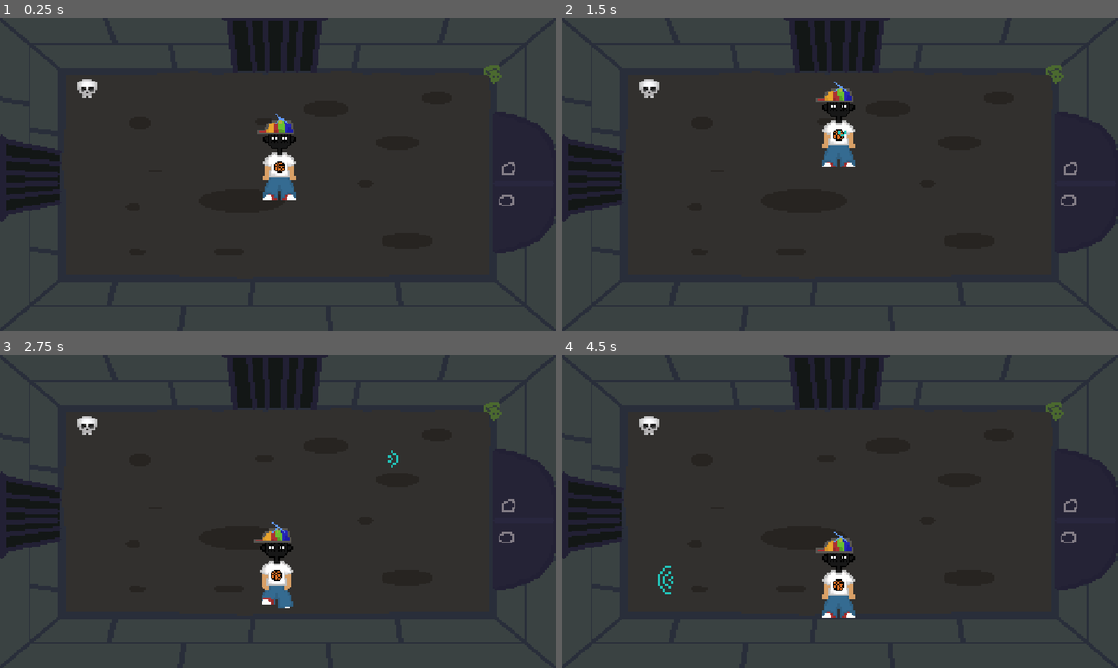
Above: before the commit, frames 1-4 (two rows, left to right).
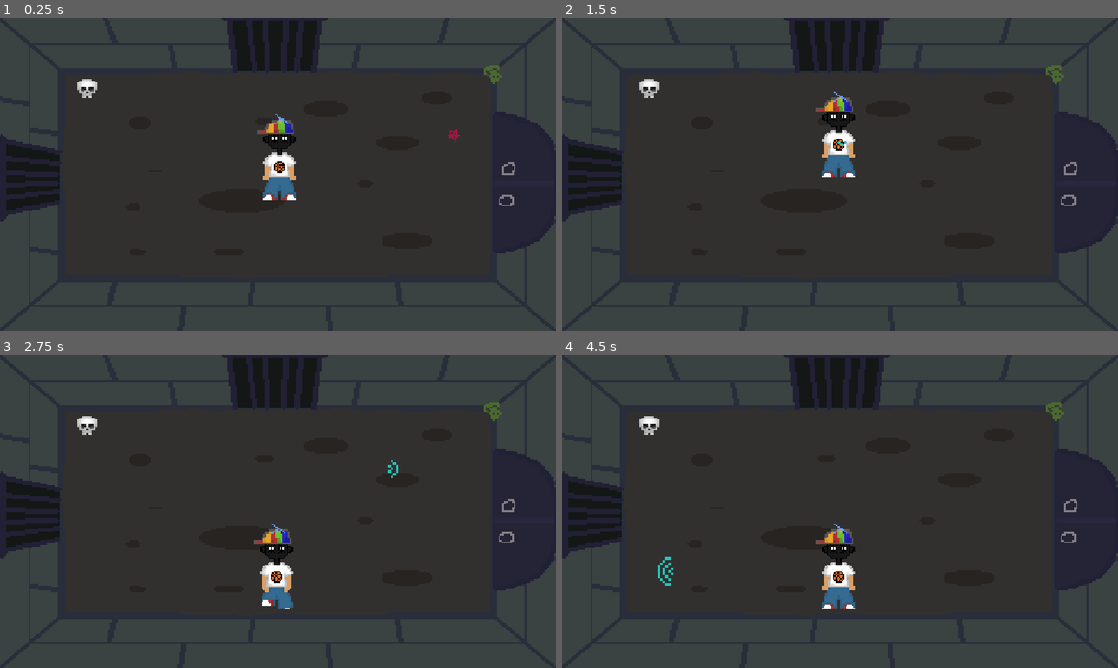
Above: after the commit, the same moments.

Repository: Skeleblob/BraveMathie
Game: Godot game, scene res://SpriteSheets/game/main.tscn
Two runs of this game, one before a commit and one after it. Both use one fixed random seed, a clock stepped at 60 frames per second and the inputs below.
Inputs:
- Up to frame 1 (0.25 s): no input
- Up to frame 2 (1.5 s): tap Enter at 0.5 s; hold Right (shoot_right) 0.53-1.28 s; hold S (walk_front) 0.53-1.28 s; hold Down (shoot_down) from 1.28 s (still down); tap S (walk_front) at 1.35 s
- Up to frame 3 (2.75 s): tap Space at 2 s; release Down (shoot_down) at 2.03 s; hold Right (shoot_right) from 2.03 s (still down); hold S (walk_front) from 2.03 s (still down)
- Up to frame 4 (4.5 s): release Right (shoot_right) at 2.78 s; release S (walk_front) at 2.78 s; hold Up (shoot_up) 2.78-3.53 s; tap S (walk_front) at 2.85, 4.35 s; hold S (walk_front) 3.53-4.28 s; hold Left (shoot_left) from 3.53 s (still down)

The runs differ from the first frame. In frame 1, less than 0.1% of the frame differs, in the area x 80-83%, y 35-40%; in frame 2, 1.3%; in frame 3, 0.4%; in frame 4, 1.4%, in the area x 17-53%, y 54-84%.

Commit message:
Enemy + enemy attack

Diff:
--- /dev/null
+++ b/brave-mathie/RedStar.gd
@@ -0,0 +1,21 @@
+extends Area2D
+
+class_name EnemyProjectile
+
+@export var speed: float = 300.0
+@export var damage: float = 10.0
+var direction: Vector2 = Vector2.ZERO
+var lifetime: float = 3.0
+
+func _ready() -> void:
+	body_entered.connect(_on_body_entered)
+	get_tree().create_timer(lifetime).timeout.connect(queue_free)
+
+func _physics_process(_delta: float) -> void:
+	if direction != Vector2.ZERO:
+		global_position += direction * speed * _delta
+
+func _on_body_entered(body: Node2D) -> void:
+	if body.is_in_group("Player") and body.has_method("take_damage"):
+		body.take_damage(damage)
+	queue_free()
--- /dev/null
+++ b/brave-mathie/Scripts/attacks/enemyattacks.tscn
@@ -0,0 +1,73 @@
+[gd_scene format=3 uid="uid://ck33f724ayn0u"]
+
+[ext_resource type="Script" uid="uid://d2hpa06yeemmw" path="res://RedStar.gd" id="1_yafcq"]
+[ext_resource type="Texture2D" uid="uid://ciyew3q1xiqqg" path="res://SpriteSheets/attacksprites/Enemyattackv2.png" id="2_0vk1c"]
+
+[sub_resource type="AtlasTexture" id="AtlasTexture_uytmj"]
+atlas = ExtResource("2_0vk1c")
+region = Rect2(0, 0, 19, 11)
+
+[sub_resource type="AtlasTexture" id="AtlasTexture_k1lrw"]
+atlas = ExtResource("2_0vk1c")
+region = Rect2(0, 11, 19, 11)
+
+[sub_resource type="AtlasTexture" id="AtlasTexture_2bdgj"]
+atlas = ExtResource("2_0vk1c")
+region = Rect2(0, 22, 19, 11)
+
+[sub_resource type="AtlasTexture" id="AtlasTexture_ohejb"]
+atlas = ExtResource("2_0vk1c")
+region = Rect2(0, 33, 19, 11)
+
+[sub_resource type="AtlasTexture" id="AtlasTexture_wmsvy"]
+atlas = ExtResource("2_0vk1c")
+region = Rect2(0, 44, 19, 11)
+
+[sub_resource type="AtlasTexture" id="AtlasTexture_8atis"]
+atlas = ExtResource("2_0vk1c")
+region = Rect2(0, 55, 19, 11)
+
+[sub_resource type="SpriteFrames" id="SpriteFrames_vnn0b"]
+animations = [{
+"frames": [{
+"duration": 1.0,
+"texture": SubResource("AtlasTexture_uytmj")
+}, {
+"duration": 1.0,
+"texture": SubResource("AtlasTexture_k1lrw")
+}, {
+"duration": 1.0,
+"texture": SubResource("AtlasTexture_2bdgj")
+}, {
+"duration": 1.0,
+"texture": SubResource("AtlasTexture_ohejb")
+}, {
+"duration": 1.0,
+"texture": SubResource("AtlasTexture_wmsvy")
+}, {
+"duration": 1.0,
+"texture": SubResource("AtlasTexture_8atis")
+}],
+"loop": 1,
+"name": &"default",
+"speed": 5.0
+}]
+
+[sub_resource type="CircleShape2D" id="CircleShape2D_yeiif"]
+radius = 5.0
+
+[node name="Area2D" type="Area2D" unique_id=1419955165]
+script = ExtResource("1_yafcq")
+
+[node name="AnimatedSprite2D" type="AnimatedSprite2D" parent="." unique_id=140447779]
+texture_filter = 1
+position = Vector2(1, -1)
+scale = Vector2(2.1842105, 2.8636363)
+sprite_frames = SubResource("SpriteFrames_vnn0b")
+autoplay = "default"
+frame_progress = 0.92484057
+
+[node name="CollisionShape2D" type="CollisionShape2D" parent="." unique_id=564684566]
+shape = SubResource("CircleShape2D_yeiif")
+
+[connection signal="body_entered" from="." to="." method="_on_body_entered"]
--- a/brave-mathie/SpriteSheets/Scenes/EnemyRoom/TopRoom.tscn
+++ b/brave-mathie/SpriteSheets/Scenes/EnemyRoom/TopRoom.tscn
@@ -28,24 +28,28 @@
 texture = ExtResource("1_ucn2r")
 
 [node name="BottomWallBody" type="StaticBody2D" parent="." unique_id=295516943]
+collision_mask = 2
 
 [node name="CollisionShape2D" type="CollisionShape2D" parent="BottomWallBody" unique_id=337799947]
 position = Vector2(578, 33)
 shape = SubResource("RectangleShape2D_sqjsd")
 
 [node name="leftWallBody" type="StaticBody2D" parent="." unique_id=1466945526]
+collision_mask = 2
 
 [node name="CollisionShape2D" type="CollisionShape2D" parent="leftWallBody" unique_id=1128928010]
 position = Vector2(38, 326)
 shape = SubResource("RectangleShape2D_75x5l")
 
 [node name="rightWallBody" type="StaticBody2D" parent="." unique_id=490124128]
+collision_mask = 2
 
 [node name="CollisionShape2D" type="CollisionShape2D" parent="rightWallBody" unique_id=770997230]
 position = Vector2(572, 602)
 shape = SubResource("RectangleShape2D_ax8mu")
 
 [node name="topWallBody" type="StaticBody2D" parent="." unique_id=376158483]
+collision_mask = 2
 
 [node name="CollisionShape2D" type="CollisionShape2D" parent="topWallBody" unique_id=1905710767]
 position = Vector2(1111, 321)
@@ -68,9 +72,10 @@
 [node name="player" parent="." unique_id=548740340 instance=ExtResource("3_3ww80")]
 position = Vector2(555.99994, 423.99997)
 scale = Vector2(1.75, 1.75)
+collision_layer = 1
 motion_mode = 1
 
 [node name="Enemy" parent="." unique_id=1845639125 instance=ExtResource("5_el7do")]
-position = Vector2(288, -164)
+position = Vector2(954, 181)
 
 [editable path="Node/Doors"]
--- a/brave-mathie/SpriteSheets/game/Player.tscn
+++ b/brave-mathie/SpriteSheets/game/Player.tscn
@@ -292,7 +292,7 @@
 speed_scale = 0.5
 
 [node name="CollisionShape2D" type="CollisionShape2D" parent="." unique_id=676439979]
-position = Vector2(1.7142859, 44)
+position = Vector2(-0.99999976, 54.000004)
 rotation = 1.5707964
 scale = Vector2(1.75, 1.75)
 shape = SubResource("CapsuleShape2D_jlvxv")
--- a/brave-mathie/enemy.gd
+++ b/brave-mathie/enemy.gd
@@ -1,21 +1,41 @@
 extends CharacterBody2D
 
+var speed: float = 100.0
+var backup_speed: float = 100.0
+var min_chase_distance: float = 200.0
+var player_chase: bool = false
+var player: Node2D = null
+var shoot_cooldown: float = 0.0
 
-@export var speed: float = 100
-var player_chase = false
-var player = null
 
-func _physics_process(delta: float):
-	if player_chase and is_instance_valid(player):
-		var direction := global_position.direction_to(player.global_position)
-		position += (player.position - position)/speed
+const EnemyAttackScene = preload("res://Scripts/attacks/enemyattacks.tscn")
 
-		velocity = direction * speed
-		move_and_slide()
-	else:
-		velocity = Vector2.ZERO
+func _physics_process(_delta: float) -> void:
+	if not player_chase or not is_instance_valid(player):
+		return
+
+	shoot_cooldown -= _delta
+	if shoot_cooldown <= 0 and player != null:
+		shoot()
+		shoot_cooldown = 1.5
+
+	var to_player: Vector2 = player.global_position - global_position
+	var distance = to_player.length()
+	if distance > min_chase_distance:
+		global_position += to_player / speed
+	elif distance > 0:
+		global_position -= to_player / speed * (backup_speed / speed)
+
+
+func shoot() -> void:
+	var projectile = EnemyAttackScene.instantiate()
+	projectile.direction = (player.global_position - global_position).normalized()
+	projectile.position = global_position
+	get_tree().root.add_child(projectile)
 
 
 func _on_detection_area_body_entered(body: Node2D) -> void:
+	if not (body is Player):
+		return
 	player = body
 	player_chase = true
--- a/brave-mathie/enemy.tscn
+++ b/brave-mathie/enemy.tscn
@@ -33,18 +33,19 @@
 }]
 
 [sub_resource type="RectangleShape2D" id="RectangleShape2D_vnn0b"]
-size = Vector2(591, 580)
+size = Vector2(679, 654)
 
 [sub_resource type="CircleShape2D" id="CircleShape2D_om7lw"]
 radius = 26.0
 
 [node name="Enemy" type="CharacterBody2D" unique_id=1845639125]
+collision_layer = 4
 motion_mode = 1
 script = ExtResource("1_4gyqm")
 
 [node name="AnimatedSprite2D" type="AnimatedSprite2D" parent="." unique_id=140023997]
 texture_filter = 1
-position = Vector2(651, 343)
+position = Vector2(1, 13)
 sprite_frames = SubResource("SpriteFrames_yeiif")
 animation = &"Idle"
 autoplay = "Idle"
@@ -52,14 +53,16 @@
 
 [node name="detection_area" type="Area2D" parent="." unique_id=533211640]
 collision_layer = 2
-collision_mask = 2
 
 [node name="CollisionShape2D" type="CollisionShape2D" parent="detection_area" unique_id=1455283434]
-position = Vector2(655, 335)
+position = Vector2(-1, -1)
 shape = SubResource("RectangleShape2D_vnn0b")
 
 [node name="CollisionShape2D" type="CollisionShape2D" parent="." unique_id=1417156826]
-position = Vector2(656, 332)
+position = Vector2(-1, -2)
 shape = SubResource("CircleShape2D_om7lw")
 
+[node name="Timer" type="Timer" parent="." unique_id=95552332]
+autostart = true
+
 [connection signal="body_entered" from="detection_area" to="." method="_on_detection_area_body_entered"]
--- a/brave-mathie/project.godot
+++ b/brave-mathie/project.godot
@@ -11,7 +11,7 @@
 [application]
 
 config/name="BraveMathie"
-run/main_scene="uid://diogpxs20mhrd"
+run/main_scene="uid://bqh1qjho5xdqt"
 config/features=PackedStringArray("4.7", "Forward Plus")
 config/icon="res://icon.svg"
 
@@ -72,6 +72,14 @@
 ]
 }
 
+[layer_names]
+
+2d_physics/layer_1="World"
+2d_physics/layer_2="Player"
+2d_physics/layer_3="Enemy"
+2d_physics/layer_4="PlayerAttack"
+2d_physics/layer_5="EnemyAttack"
+
 [physics]
 
 3d/physics_engine="Jolt Physics"
Not shown, added: brave-mathie/RedStar.gd.uid
Not shown: 2 places in brave-mathie/SpriteSheets/game/main.tscn that only renumber resources
